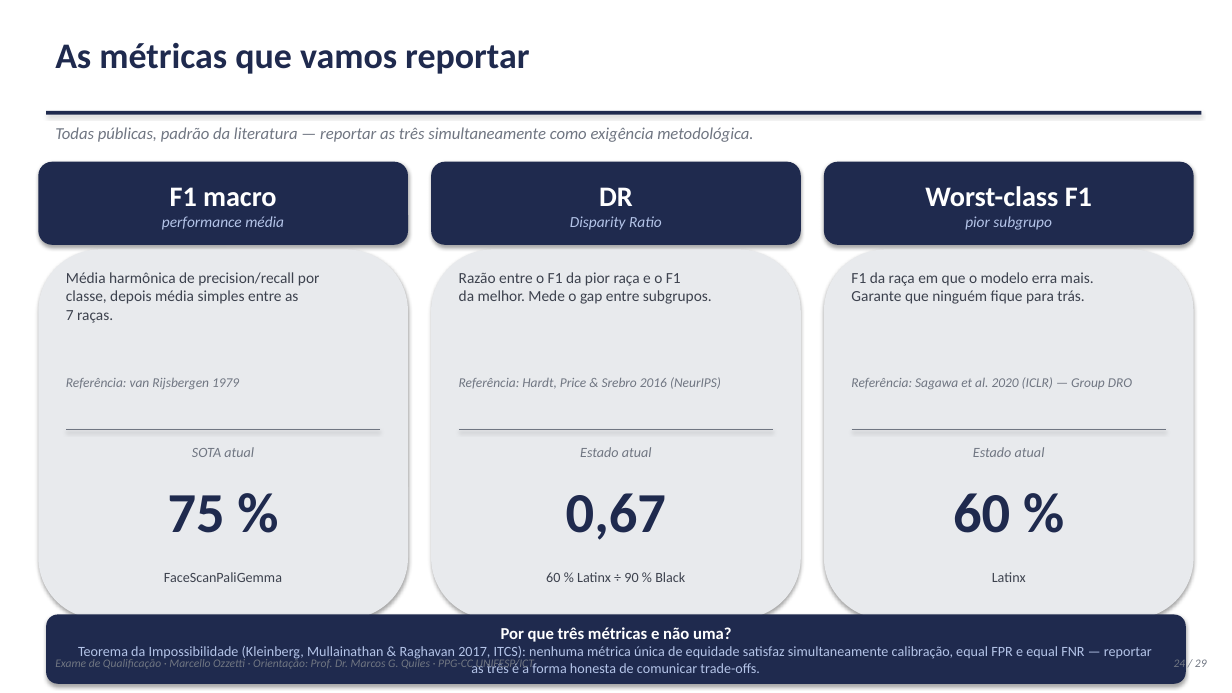
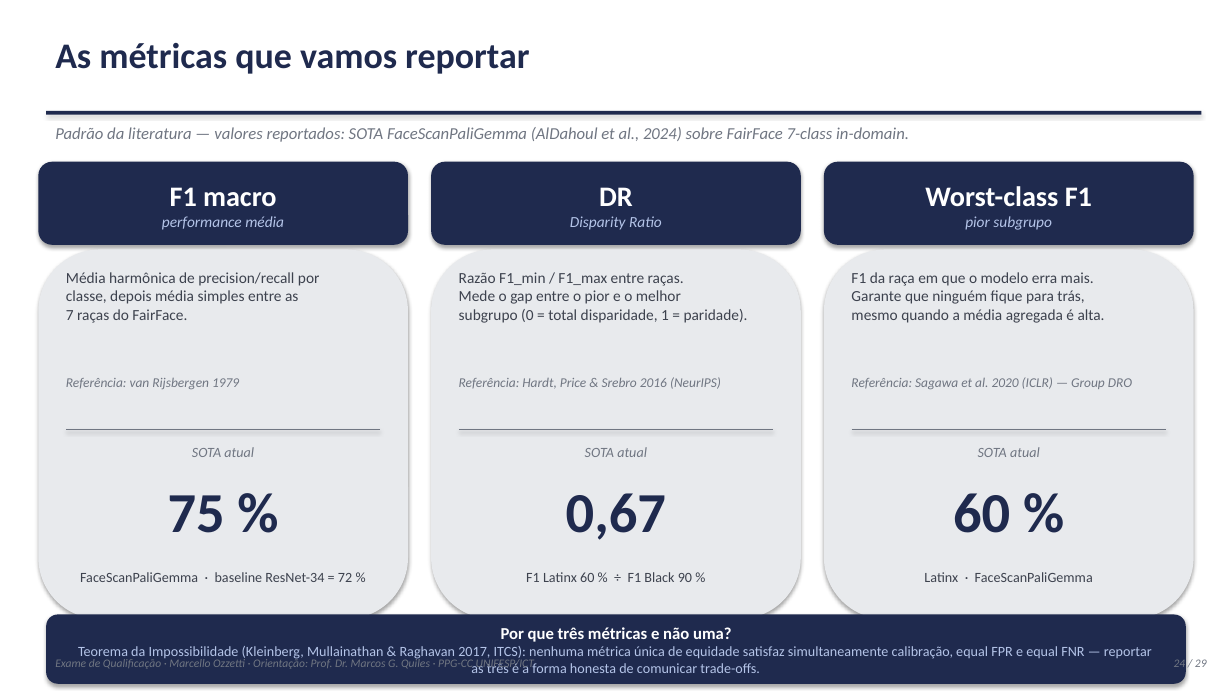
Before and after one commit to marcellozzetti/Facial-Recognition-Models-Mitigating-Bias, a slide deck: slide 24 of docs/ativo/material_qualificacao_2026-10-05.pptx. Drawn at 1232x693 pixels with LibreOffice and Linux fonts; fonts in the diff are those of the drawing. Boxes give left, top, right and bottom in pixels: in the first picture for what was removed or moved away, otherwise in the second. Text is boxed around its words. In the diff, an @@ line names an element or a change of style, - is before the commit and + after.

```diff
--- a/docs/ativo/material_qualificacao_2026-10-05.pptx
+++ b/docs/ativo/material_qualificacao_2026-10-05.pptx
@@ text at (55,127,909,142): text changed @@
-Todas públicas, padrão da literatura — reportar as três simultaneamente como exigência metodológica.
+Padrão da literatura — valores reportados: SOTA FaceScanPaliGemma (AlDahoul et al., 2024) sobre FairFace 7-class in-domain.
@@ text at (66,272,320,323): text changed @@
-Média harmônica de precision/recall por
-classe, depois média simples entre as
-7 raças.
+Média harmônica de precision/recall por
+classe, depois média simples entre as
+7 raças do FairFace.
@@ text at (459,272,748,323): text changed @@
-Razão entre o F1 da pior raça e o F1
-da melhor. Mede o gap entre subgrupos.
+Razão F1_min / F1_max entre raças.
+Mede o gap entre o pior e o melhor
+subgrupo (0 = total disparidade, 1 = paridade).
@@ text at (851,272,1105,323): text changed @@
-F1 da raça em que o modelo erra mais.
-Garante que ninguém fique para trás.
+F1 da raça em que o modelo erra mais.
+Garante que ninguém fique para trás,
+mesmo quando a média agregada é alta.
@@ text at (585,447,647,457): text changed @@
-Estado atual
+SOTA atual
@@ text at (978,447,1040,457): text changed @@
-Estado atual
+SOTA atual
@@ text at (80,572,352,582): text changed @@
-FaceScanPaliGemma
+FaceScanPaliGemma · baseline ResNet-34 = 72 %
@@ text at (526,572,692,582): text changed @@
-60 % Latinx ÷ 90 % Black
+F1 Latinx 60 % ÷ F1 Black 90 %
@@ text at (924,572,1093,582): text changed @@
-Latinx
+Latinx · FaceScanPaliGemma
```
Also in this commit, not shown: 1 other file.
